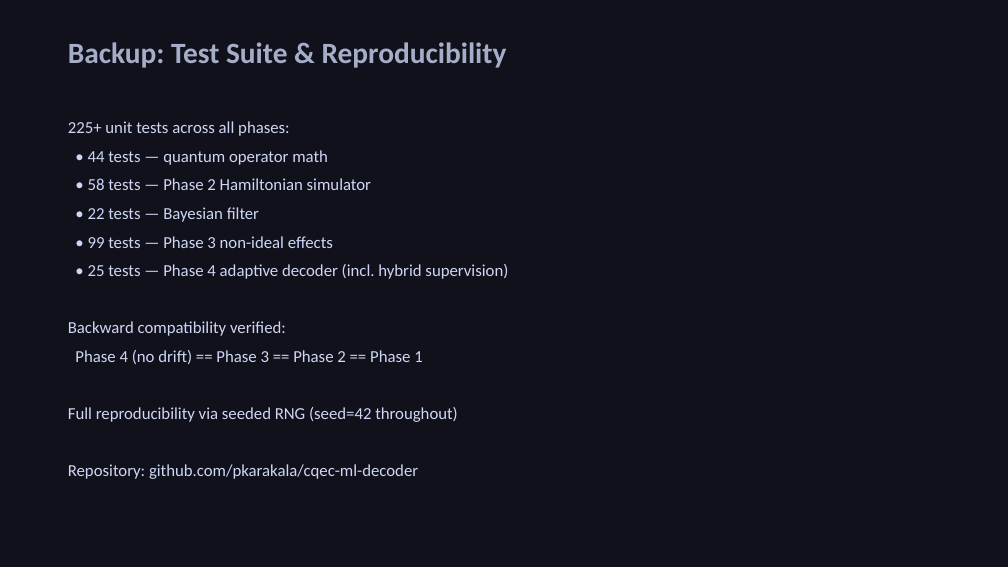
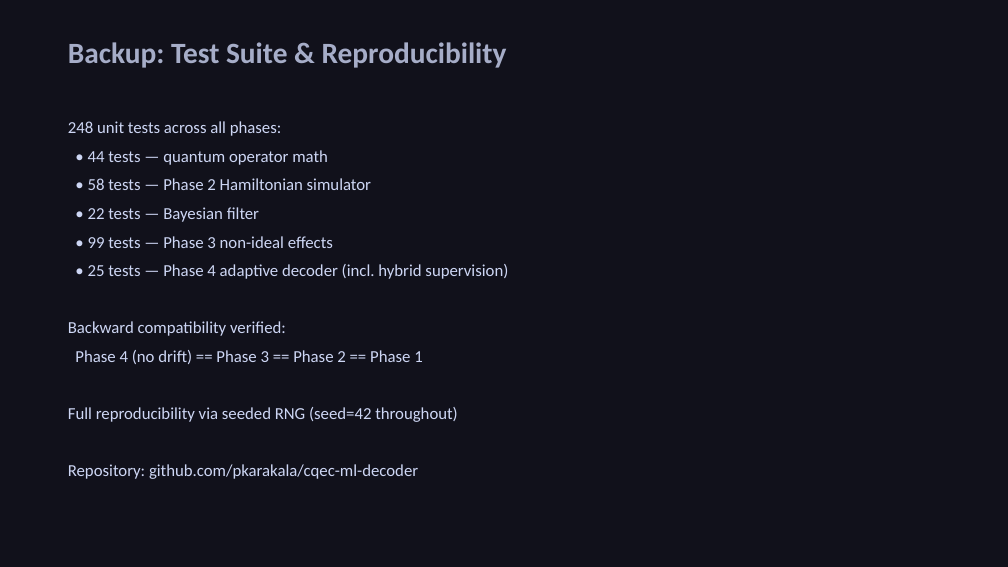
Before and after one commit to pkarakala/cqec-ml-decoder, a slide deck: slide 22 of presentation/adaptive_qec_slides.pptx. Drawn at 1008x567 pixels with LibreOffice and Linux fonts; fonts in the diff are those of the drawing. Boxes give left, top, right and bottom in pixels: in the first picture for what was removed or moved away, otherwise in the second. Text is boxed around its words. In the diff, an @@ line names an element or a change of style, - is before the commit and + after.

```diff
--- a/presentation/adaptive_qec_slides.pptx
+++ b/presentation/adaptive_qec_slides.pptx
@@ text at [68, 121, 282, 136]: text changed @@
-225+ unit tests across all phases:
+248 unit tests across all phases:
```
Also in this commit, not shown: 1 other slide changed, 2 other files.
